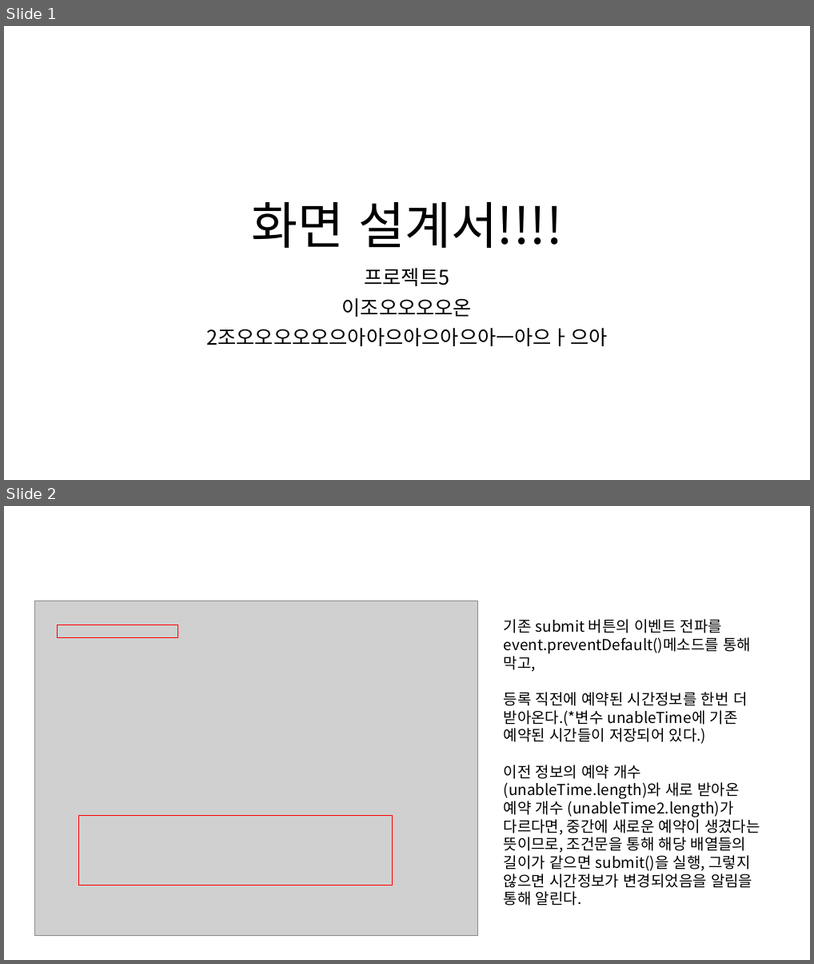
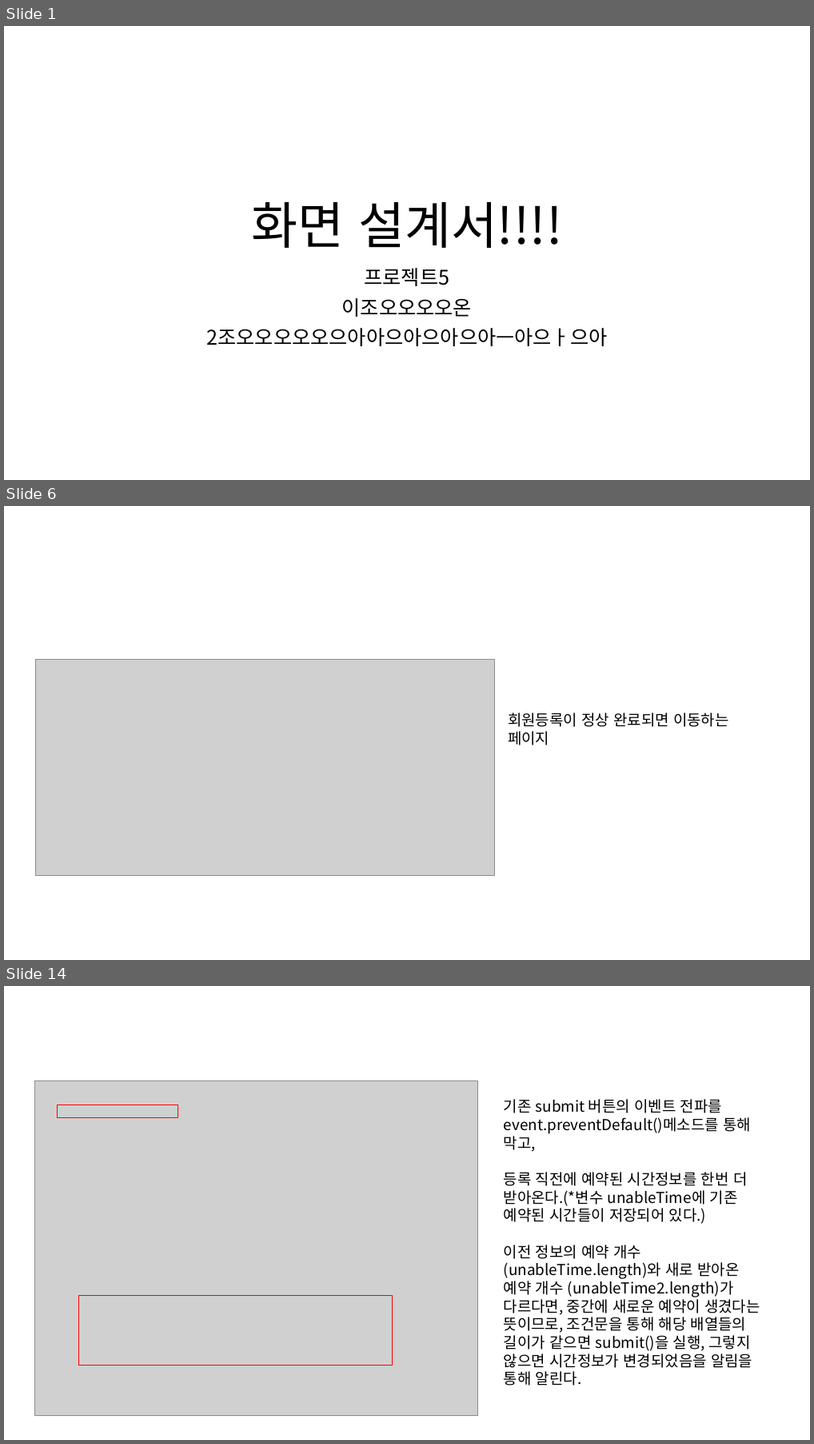
Before and after one commit to ezenteam2/e-Zone, a slide deck: 0 발표용 파워포인트/0501 5차발표/0501 project05 - 파워포인트 - 형준.pptx. Shown one above the other, each under a label of ours: slides 1 and 2 before the commit, slides 1, 6 and 14 after it; the slides between them are not shown. The pictures are 814x964 and 814x1444 pixels, drawn with LibreOffice and Linux fonts; fonts in the diff are those of the drawing; grey boxes stand for pictures. Boxes give left, top, right and bottom in pixels: in the first picture for what was removed or moved away, otherwise in the second. Text is boxed around its words. In the diff, an @@ line names an element or a change of style, - is before the commit and + after.

```diff
--- a/0 발표용 파워포인트/0501 5차발표/0501 project05 - 파워포인트 - 형준.pptx
+++ b/0 발표용 파워포인트/0501 5차발표/0501 project05 - 파워포인트 - 형준.pptx
@@ slide 6 added at [4,506,810,960], background #FFFFFF @@
@@ picture added at [36,659,494,876] @@
@@ text added at [508,712,730,745], 18 pt, text #000000 @@
+회원등록이 정상 완료되면 이동하는 페이지
@@ what was slide 2 is now slide 14 @@
```
Also in this commit, not shown: 31 other slides added.
